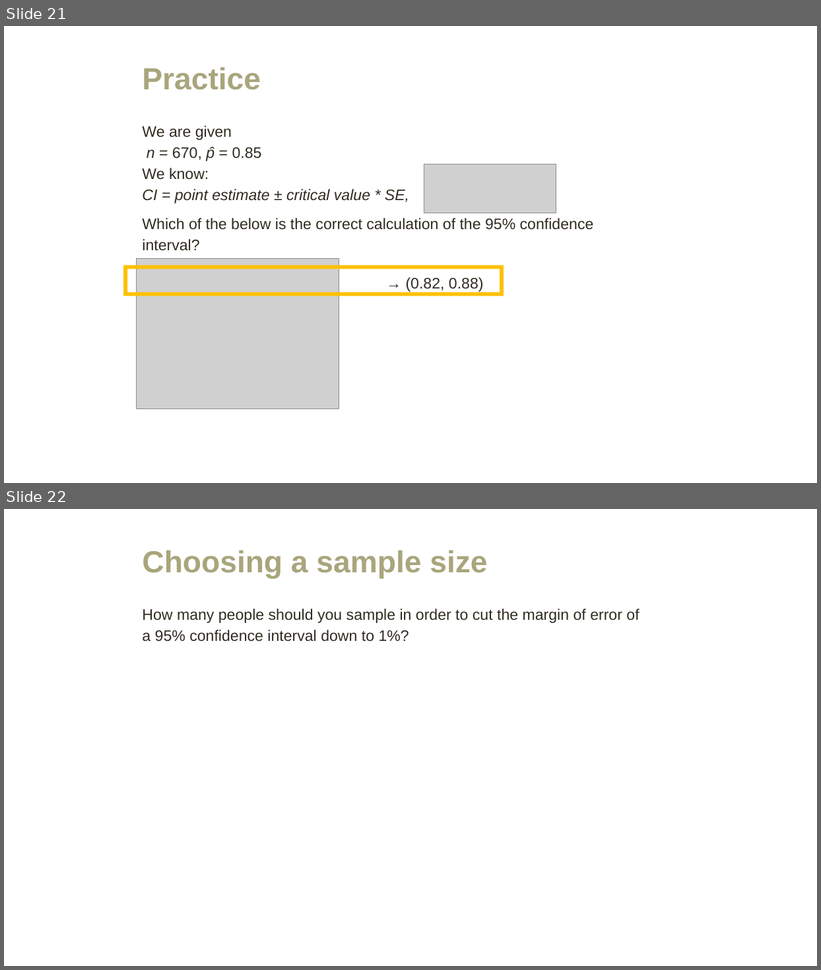
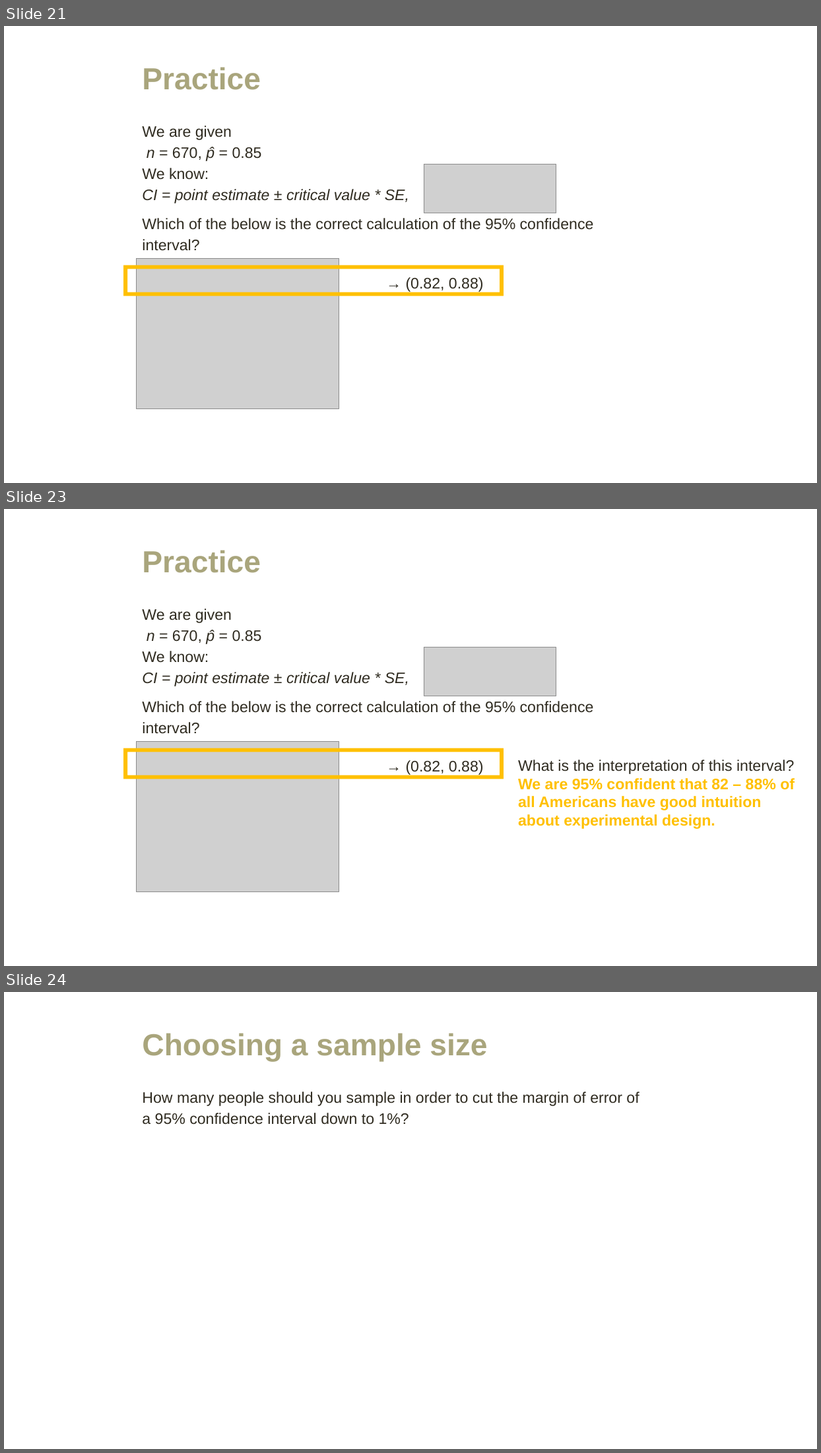
Before and after one commit to amosca01/MATH108-F23, a slide deck: slides/15-single-proportion.pptx. Shown one above the other, each under a label of ours: slides 21 and 22 before the commit, slides 21, 23 and 24 after it; the slides between them are not shown. The pictures are 821x970 and 821x1453 pixels, drawn with LibreOffice and Linux fonts; fonts in the diff are those of the drawing; grey boxes stand for pictures. Boxes give left, top, right and bottom in pixels: in the first picture for what was removed or moved away, otherwise in the second. Text is boxed around its words. In the diff, an @@ line names an element or a change of style, - is before the commit and + after.

```diff
--- a/slides/15-single-proportion.pptx
+++ b/slides/15-single-proportion.pptx
@@ slide 23 added at (x1=4, y1=509, x2=817, y2=966), background #FFFFFF @@
@@ title added at (x1=142, y1=550, x2=261, y2=573), 36 pt, text #A9A57C, bold @@
+Practice
@@ text added at (x1=142, y1=609, x2=594, y2=775), 18 pt, text #2F2B20 @@
+We are given
+n = 670, p̂ = 0.85
+We know:
+CI = point estimate ± critical value * SE,
+Which of the below is the correct calculation of the 95% confidence interval?
+→ (0.82, 0.88)
@@ picture added at (x1=424, y1=647, x2=556, y2=696) @@
@@ picture added at (x1=137, y1=742, x2=339, y2=892) @@
@@ frame added at (x1=123, y1=748, x2=504, y2=779), fill #FFC000 @@
@@ text added at (x1=518, y1=760, x2=795, y2=829), 18 pt, text #FFC000, bold @@
+What is the interpretation of this interval?
+We are 95% confident that 82 – 88% of all Americans have good intuition about experimental design.
@@ what was slide 22 is now slide 24 @@
```
Also in this commit, not shown: 7 slides changed, 1 other slide added, 2 other files.
